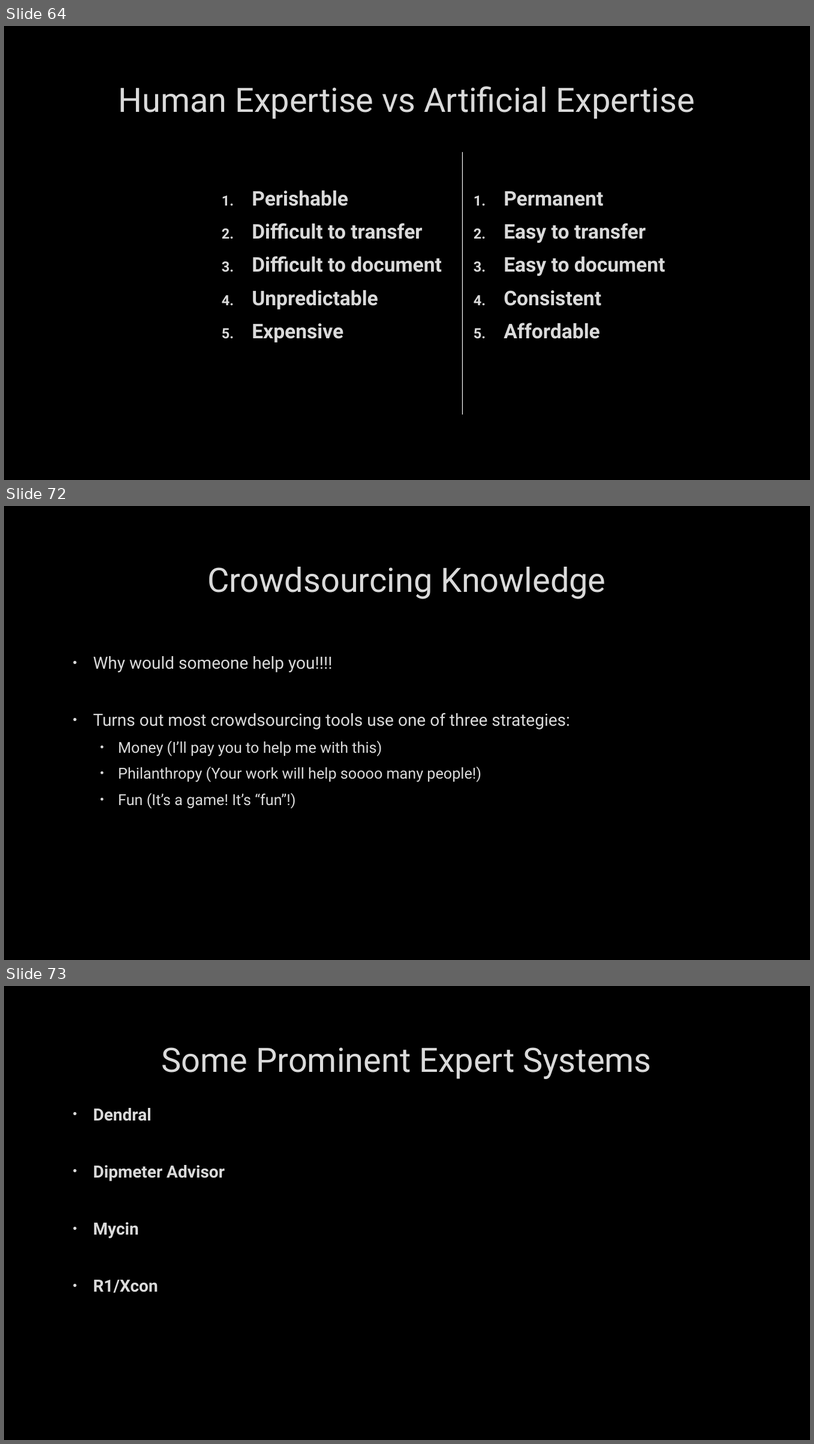
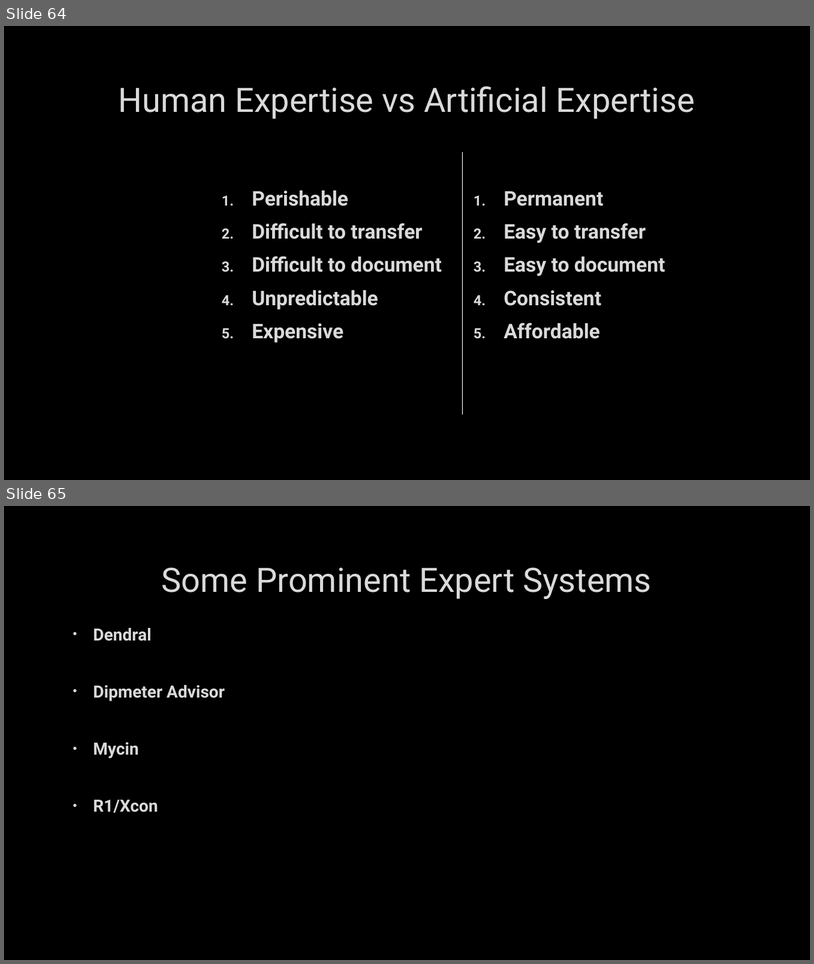
Before and after one commit to markfloryan/AI, a slide deck: slides/04-ExpertSystems.pptx. Shown one above the other, each under a label of ours: slides 64, 72 and 73 before the commit, slides 64 and 65 after it; the slides between them are not shown. The pictures are 814x1444 and 814x964 pixels, drawn with LibreOffice and Linux fonts; fonts in the diff are those of the drawing; background and template pictures are left out. Boxes give left, top, right and bottom in pixels: in the first picture for what was removed or moved away, otherwise in the second. Text is boxed around its words. In the diff, an @@ line names an element or a change of style, - is before the commit and + after.

```diff
--- a/slides/04-ExpertSystems.pptx
+++ b/slides/04-ExpertSystems.pptx
@@ slide 72 removed at [4, 506, 810, 960], background picture (left out) @@
@@ title removed at [207, 567, 606, 599] @@
-Crowdsourcing Knowledge
@@ text removed at [93, 656, 570, 808] @@
-• Why would someone help you!!!!
-• Turns out most crowdsourcing tools use one of three strategies:
-  • Money (I’ll pay you to help me with this)
-  • Philanthropy (Your work will help soooo many people!)
-  • Fun (It’s a game! It’s “fun”!)
@@ what was slide 73 is now slide 65 @@
```
Also in this commit, not shown: 7 other slides removed, 10 other files.
